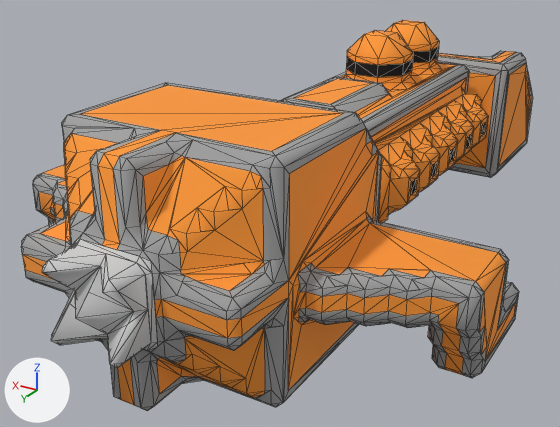
A saved change to the OBJ model src/jsMain/resources/meshes/ndrc-3-slagschip-class.obj.
The view is the same before and after, from a 50 mm camera at (-25.8, 52.9, 27.4) aimed at (3.3, 4.4, 3.2). Lighting does not change. The marker at lower left points along +X, +Y and +Z. Mesh edges are drawn as thin lines. Where no turn or scale is listed for an object, it has been applied to the vertices.

Objects in the first picture: 'ndrc-3-slagschip-class'.
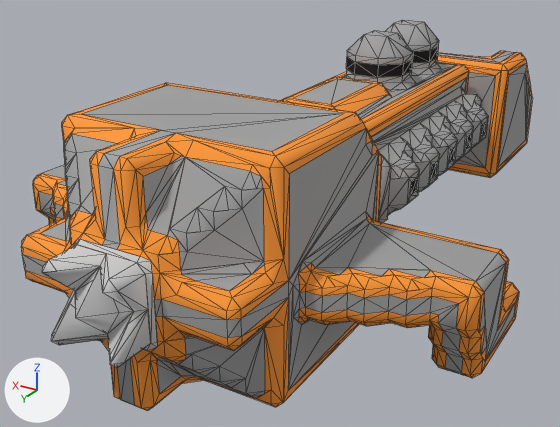
The newer file is also turned or shifted as a whole; pictures and numbers use the older file's frame.

Scene script edits in JSON lines:
```json
{"block": "me_ndrc_3_slagschip_class", "where": "# used by ob_ndrc_3_slagschip_class; location = (0.0, 0.0, 0.0)"}
{"op": "remove", "block": "me_ndrc_3_slagschip_class", "code": "me_ndrc_3_slagschip_class.from_pydata(...)  # 1773 vertices, 3356 faces; spans x -16.5..16.5, y -29.5..29.5, z 0.0..16.0"}
{"op": "add", "block": "me_ndrc_3_slagschip_class", "code": "me_ndrc_3_slagschip_class.from_pydata(...)  # 1770 vertices, 3348 faces; spans x -16.5..16.5, y -29.5..29.5, z 0.0..16.0"}
{"block": "me_ndrc_3_slagschip_class", "change": "me_ndrc_3_slagschip_class part 1: 1 vertex moved from x -2.0, y 24.0, z 2.0 to x -2.0, y 25.0, z 3.0; 9 vertices removed from x -7.0..5.0, y 22.5..28.5, z 0.5..9.5; 5 vertices added at x -1.5..1.7, y 25.7..29.0, z 5.5..11.5"}
{"block": "me_ndrc_3_slagschip_class", "change": "me_ndrc_3_slagschip_class part 2: 1 vertex moved from x 2.0, y -7.5, z 14.5 to x 1.0, y -8.0, z 15.0; 1 vertex removed from x 1.5, y -14.0, z 12.5; 2 vertices added at x -2.0..1.5, y -8.0..-4.5, z 12.5..14.5"}
{"block": "me_ndrc_3_slagschip_class", "change": "me_ndrc_3_slagschip_class part 3: 2642 kept faces spanning x -16.5..16.5, y -29.5..26.7, z 0.0..16.0 get new texture (UV) coordinates"}
```

Pixel boxes (x1, y1, x2, y2) of what changed, in the pictures (560 x 427 px; the box of a moved part takes in the faces that stretch with it):
```json
{"part": 1, "of": "me_ndrc_3_slagschip_class", "change": "moved or reshaped", "before": [66, 213, 284, 383], "after": [75, 212, 195, 376]}
{"part": 2, "of": "me_ndrc_3_slagschip_class", "change": "moved or reshaped", "after": [378, 37, 403, 59], "on screen": "not visible before"}
{"part": 3, "of": "me_ndrc_3_slagschip_class", "change": "surface changed", "before": [21, 22, 533, 411], "after": [21, 22, 533, 411]}
```
